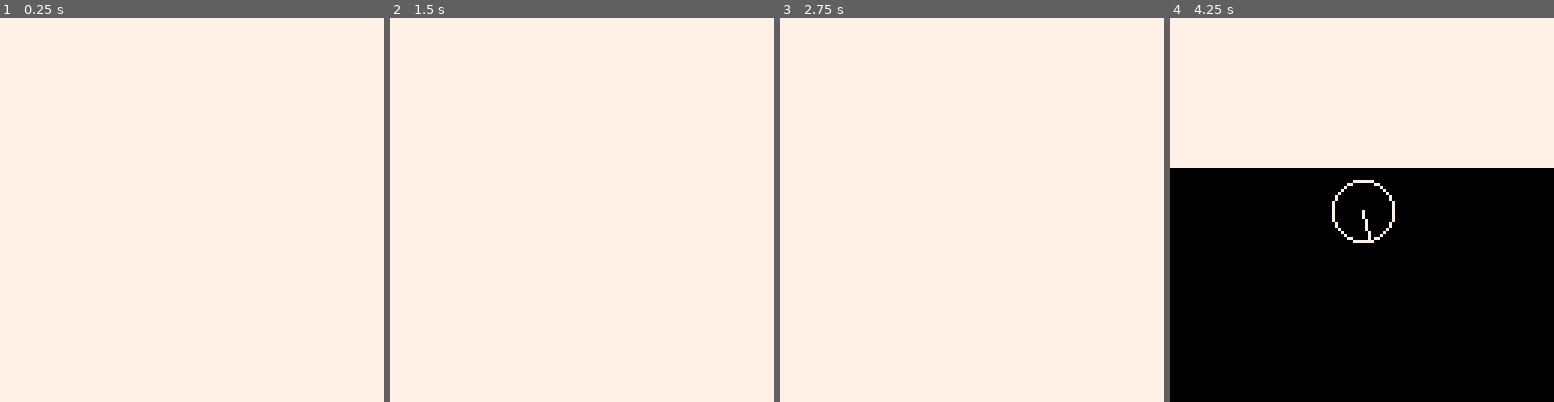
Above: before the commit, frames 1-4 (left to right).
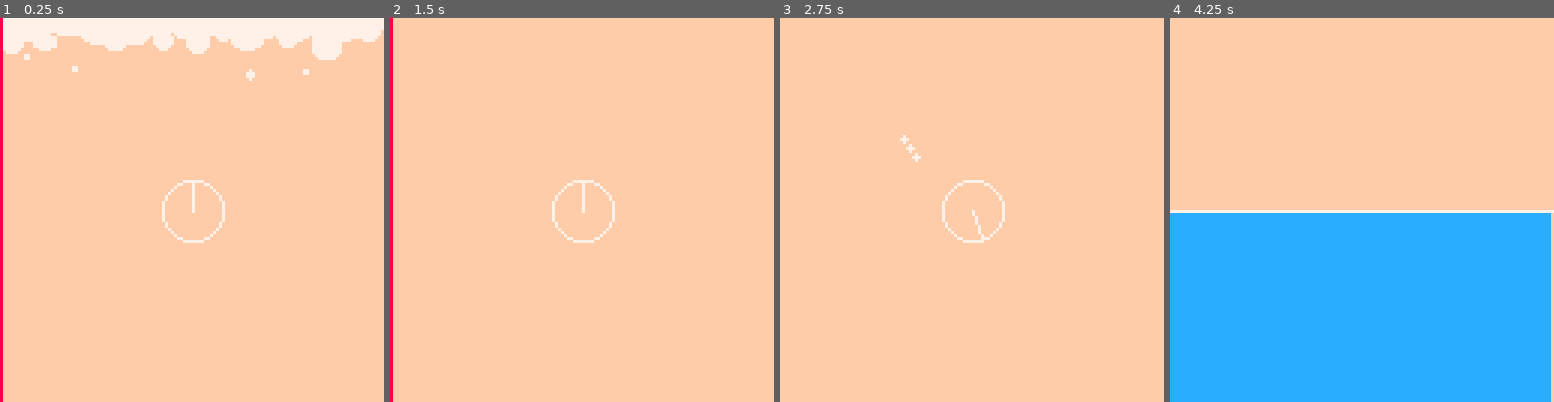
Above: after the commit, the same moments.

Repository: RobertCurry0216/pico-8
Game: PICO-8 cartridge games/picorausers/picorausers.p8
The game is run twice, just before and just after one commit, with the same random seed, the same clock (stepped at 60 frames per second) and the same inputs.
Inputs:
- Up to frame 1 (0.25 s): no input
- Up to frame 2 (1.5 s): tap X (X key) at 0.33, 1.07 s; tap O (Z key) at 0.7 s
- Up to frame 3 (2.75 s): hold Right 1.6-2.1 s; tap O (Z key) at 1.7, 2.1, 2.5 s; tap X (X key) at 1.85 s; hold Up 2.15-2.42 s; hold Right from 2.47 s (still down)
- Up to frame 4 (4.25 s): tap O (Z key) every 0.4 s from 2.9 to 4.1 s; tap X (X key) at 2.97, 4.08 s; release Right at 3.03 s; hold Left 3.08-3.58 s; hold Down 3.63-3.97 s; hold Right from 4.02 s (still down)

The runs differ from the first frame. In frame 1, 92% of the frame differs, in the area x 0-100%, y 0-100%; in frame 2, 100%; in frame 3, 100%; in frame 4, 100%.

Commit message:
more done

Diff:
--- a/games/picorausers/globals.lua
+++ b/games/picorausers/globals.lua
@@ -1,2 +1,5 @@
 width = 2048
-height = 256
+height = 320
+water_line = 256
+left_max = -128
+right_max = width + 128
--- a/games/picorausers/lib/particles.lua
+++ b/games/picorausers/lib/particles.lua
@@ -22,5 +22,14 @@
 function particles:draw()
 	for p in all(self) do
 		self[p.name].draw(p)
+    if p.x < 128 then
+      p.x+=width
+      self[p.name].draw(p)
+      p.x-=width
+    elseif width - p.x < 128 then
+      p.x-=width
+      self[p.name].draw(p)
+      p.x+=width
+    end
 	end
 end
--- a/games/picorausers/main.lua
+++ b/games/picorausers/main.lua
@@ -25,10 +25,32 @@
 
 function _draw()
   cls()
-  for i=0,7 do
-    rectfill(256*i,0,256+256*i,256,7+i)
+  -- draw background
+  rectfill(left_max,0,right_max,height,15)
+  for i=-1,16 do
+    spr(16,128*i,0,16,3)
   end
-  camera(plr.pos.x-64, plr.pos.y-64)
+  -- debug drawing
+  line(0,0,0,height, 8)
+  line(width,0,width,height, 11)
+
+  camera(plr.pos.x-64, mid(plr.pos.y-64, 0, height - 128))
   particles:draw()
   plr:draw()
+
+
+  -- draw water
+  local camy = mid(plr.pos.y-64, 0, height - 128)
+  local camx = plr.pos.x-64
+  local wl = water_line - camy
+  if wl < 128 then
+    --set GFX to use screen memory
+    poke(0x5f54, 0x60)
+    pal(15,12)
+    sspr(0, 0, 127, wl, camx, water_line, 127, wl, false, true)
+    pal()
+    --reset GFX
+    poke(0x5f54, 0x00)
+  end
+  line(left_max, water_line, right_max, water_line, 7)
 end
Not shown, changed: 27 lines of the sprite sheet (__gfx__) section of games/picorausers/picorausers.p8
